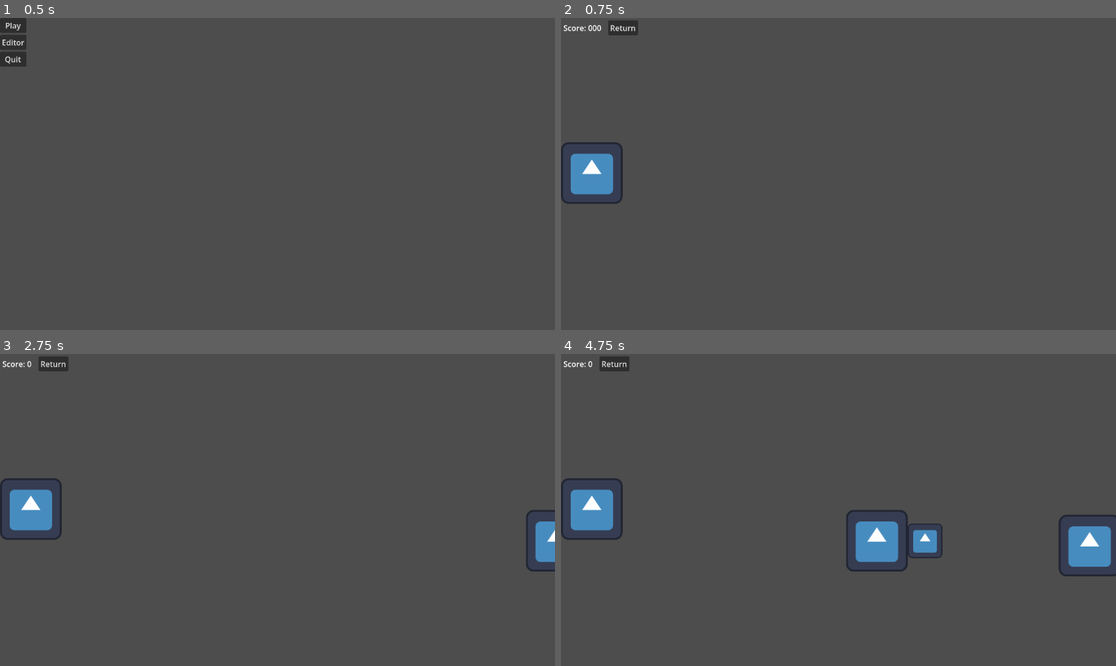
Above: before the commit, frames 1-4 (two rows, left to right).
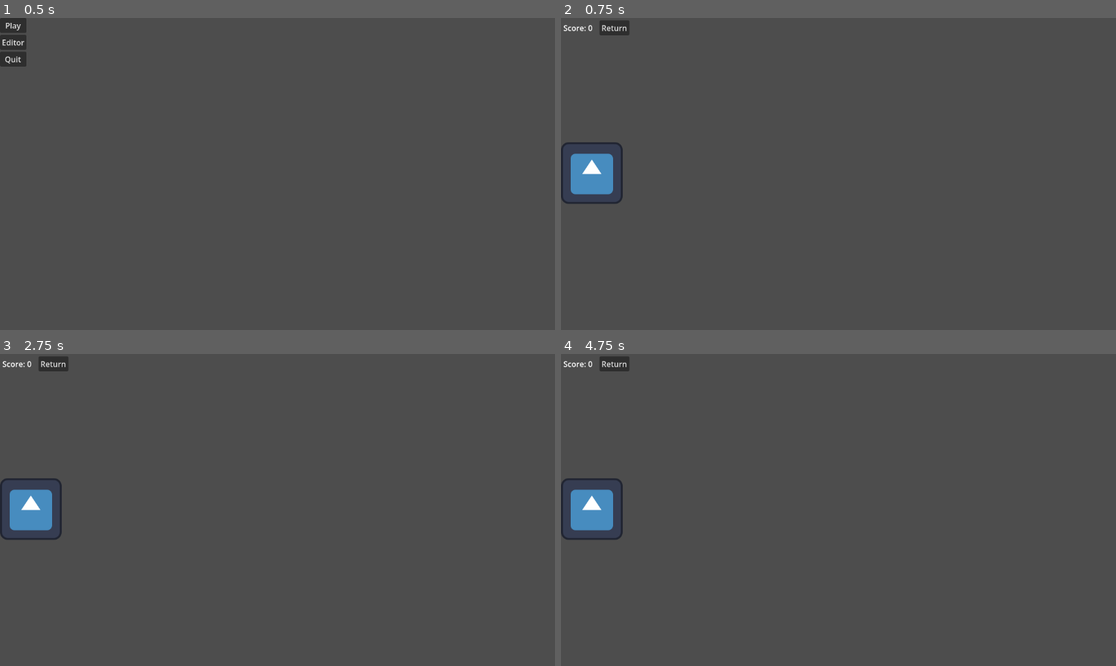
Above: after the commit, the same moments.

Repository: JoshDean599/12DI-Josh-Dean
Game: Godot game, scene res://Scenes/main_menu.tscn
Two runs of this game, one before a commit and one after it. Both use one fixed random seed, a clock stepped at 60 frames per second and the inputs below. The engine's default icon, where the game draws it, is replaced by a stand-in: a white triangle on a blue panel in a dark square. Sound files missing from this copy of the repository are replaced by a short silence.
Inputs (mouse positions are in pixels of both pictures, inside the frame that each line leads up to):
- Up to frame 1 (0.5 s): no input
- Up to frame 2 (0.75 s): click "Play" at 0.5 s
- Up to frame 3 (2.75 s): click "Return" at 1.25 s; click "Play" at 2 s
- Up to frame 4 (4.75 s): tap Enter at 2.75 s; move the mouse to (960, 494) at 2.77 s; tap Space at 3.02, 3.77 s; move the mouse to (727, 525) at 3.52 s; move the mouse to (894, 441) at 4.27 s

Frame 1 is identical in both runs. In frame 2, 0.2% of the frame differs, in the area x 5-14%, y 0-6%; in frame 3, 0.6%; in frame 4, 2.9%, in the area x 51-100%, y 50-72%.
Error before the commit: Invalid assignment of property or key 'text' with value of type 'String' on a base object of type 'Nil'. (res://Scenes/game.gd:18)
Error after the commit: Invalid access to property or key 'position' on a base object of type 'String'. (res://Scenes/Objects/note_handler.gd:58)

Commit message:
21_5_26
Started music

Diff:
--- a/rhythm-game-project/Scenes/Objects/editor_note.gd
+++ b/rhythm-game-project/Scenes/Objects/editor_note.gd
@@ -4,27 +4,28 @@
 const GRID_SIZE: Vector2 = Vector2(100, 100)
 var dragging = false
 var draggedOffset = Vector2.ZERO
-var resizing = false
-var resizingOffset = Vector2.ZERO
+var tailDragging = false
+var tailDraggingOffset = Vector2.ZERO
 var GridLockKeyPress = false
 @export var snappingKey = KEY_SPACE
 @export var baseTailSize: float = 0.8
 @export var onHoverTailSize: float = 1.1
 
 # Double click variables
-const doubleClickThreshold = 0.2
-var lastClickTime = 0.0
-@onready var clickTimer = $Timer
+#const doubleClickThreshold = 0.2
+#var lastClickTime = 0.0
+#@onready var clickTimer = $Timer
 
 # Note Variables
 var duration: float = 0
 var noteType: int = 0
 
+
 func _unhandled_input(event: InputEvent) -> void:
 	if event is InputEventKey:
 		if event.keycode == snappingKey:
 			GridLockKeyPress = event.pressed
-			pass
+
 
 func _process(_delta: float) -> void:
 	if dragging:
@@ -48,11 +49,11 @@
 		#		upperNote.name = newName
 		#		name = upperNote.name
 
-	if resizing:
+	if tailDragging:
 		if GridLockKeyPress:
-			$Tail.position = (get_global_mouse_position() - resizingOffset).snapped(GRID_SIZE)
+			$Tail.position = (get_global_mouse_position() - tailDraggingOffset).snapped(GRID_SIZE)
 		else:
-			$Tail.position = get_global_mouse_position() - resizingOffset
+			$Tail.position = get_global_mouse_position() - tailDraggingOffset
 		$Line2D.set_point_position(1, $Tail.position)
 
 func _on_click_detector_button_down() -> void:
@@ -73,12 +74,12 @@
 
 
 func _on_drag_detector_button_down() -> void:
-	resizing = true
-	resizingOffset = get_global_mouse_position() - $Tail.position
+	tailDragging = true
+	tailDraggingOffset = get_global_mouse_position() - $Tail.position
 
 
 func _on_drag_detector_button_up() -> void:
-	resizing = false
+	tailDragging = false
 	duration = abs($Head.position.x - $Tail.position.x)
 
 
--- a/rhythm-game-project/Scenes/Objects/game_note.gd
+++ b/rhythm-game-project/Scenes/Objects/game_note.gd
@@ -5,7 +5,7 @@
 
 # The speed the note moves
 var movingSpeed: float = 250.0
-var holdEndTime: float = 0.0 # Changed on creation
+var holdEndTime: float = 0.0
 
 var freeQueuePosition: float = -500.0
 var active = false
--- a/rhythm-game-project/Scenes/Objects/note_handler.gd
+++ b/rhythm-game-project/Scenes/Objects/note_handler.gd
@@ -43,26 +43,34 @@
 	# Add the note to the end of the note queue
 	noteQueue.push_back(noteInstance)
 
-func remove_note(index):
-	if noteQueue.get(index):
-		var noteToPop = noteQueue.get(index)
+func remove_note(id):
+	if noteQueue.get(id):
+		var noteToPop = noteQueue.get(id)
 		noteToPop.queue_free()
 		pass
 	pass
 
 
-func _on_random_timer_timeout() -> void:
-	create_note(
-		{
-			position = {
-				x = 1200.0,
-				y = randi_range(-100, 100)
-			},
-			tailPosition = {
-				x = randi_range(0, 3) * 100,
-				y = 0
-			}
-		}
-	)
-	$RandomSpawnTimer.wait_time = randf_range(1, 3)
-	$RandomSpawnTimer.start()
+func load_song(song):
+	var loadedSong = Globals.load_song(Globals.basePath + "Maps/" + song + ".json")
+	for i in loadedSong:
+		if i != "Song":
+			create_note({position = i.position, tailPosition = i.tailPosiiton}) # >:l
+	pass
+
+
+#func _on_random_timer_timeout() -> void:
+#	create_note(
+#		{
+#			position = {
+#				x = 1200.0,
+#				y = randi_range(-100, 100)
+#			},
+#			tailPosition = {
+#				x = randi_range(0, 3) * 100,
+#				y = 0
+#			}
+#		}
+#	)
+#	$RandomSpawnTimer.wait_time = randf_range(1, 3)
+#	$RandomSpawnTimer.start()
--- a/rhythm-game-project/Scenes/Objects/song_handler.gd
+++ b/rhythm-game-project/Scenes/Objects/song_handler.gd
@@ -1,14 +1,8 @@
 extends Node
 
-@onready var Audio = $AudioStreamPlayer2D
+var Audio = null
 
-# Called when the node enters the scene tree for the first time.
-func _ready() -> void:
-	Audio.play()
-	pass # Replace with function body.
-
-
-# Called every frame. 'delta' is the elapsed time since the previous frame.
-func _process(delta: float) -> void:
-	#print(Audio.get_playback_position())
-	pass
+func load_song(song):
+	if not Audio:
+		Audio = $Audio
+	$Audio.stream = load(Globals.basePath + "Music/" + Globals.load_song(Globals.basePath + "Maps/" + song + ".json").Song + ".wav")
--- a/rhythm-game-project/Scenes/Objects/song_handler.tscn
+++ b/rhythm-game-project/Scenes/Objects/song_handler.tscn
@@ -1,10 +1,10 @@
 [gd_scene format=3 uid="uid://blddwce4egim7"]
 
 [ext_resource type="Script" uid="uid://7e0l1ysmjagv" path="res://Scenes/Objects/song_handler.gd" id="1_qsvg7"]
-[ext_resource type="AudioStream" uid="uid://6xu6xec7nvj6" path="res://NEFFEX - Hate It or Love It [Copyright Free] No.82.wav" id="2_54eop"]
+[ext_resource type="AudioStream" uid="uid://6xu6xec7nvj6" path="res://Songs/Music/NEFFEX - Hate It or Love It.wav" id="2_54eop"]
 
 [node name="SongHandler" type="Node" unique_id=1731543359]
 script = ExtResource("1_qsvg7")
 
-[node name="AudioStreamPlayer2D" type="AudioStreamPlayer2D" parent="." unique_id=1921127021]
+[node name="Audio" type="AudioStreamPlayer2D" parent="." unique_id=1921127021]
 stream = ExtResource("2_54eop")
--- a/rhythm-game-project/Scenes/editor.gd
+++ b/rhythm-game-project/Scenes/editor.gd
@@ -1,9 +1,10 @@
 extends Node2D
 
-@onready var filePath = $UI/Control/MarginContainer/VBoxContainer/PanelContainer/FilePath
+@onready var filePath = $UI/Control/MarginContainer/VBoxContainer/PanelContainer/VBoxContainer/FilePath
+@onready var songName = $UI/Control/MarginContainer/VBoxContainer/PanelContainer/VBoxContainer/SongName
 
 func _on_add_note_pressed() -> void:
-	createNewNote("", Vector2(), Vector2())
+	createNewNote("", Vector2(500, 500), Vector2())
 
 
 func createNewNote(Name: String, Position: Vector2, TailPosition: Vector2) -> void:
@@ -14,26 +15,20 @@
 	else:
 		newNote.name = Name
 
-	if Position == Vector2():
-		newNote.position = Vector2(500, 500)
-	else:
-		newNote.position = Position
+	newNote.position = Position
 
 	newNote.get_node("Tail").position = TailPosition
 	newNote.get_node("Line2D").set_point_position(1, TailPosition)
-
-
-func _on_button_pressed() -> void:
-	Globals.change_scene(Globals.MainMenu)
 
 
 func _on_save_pressed() -> void:
 	if filePath.text.length() <= 0:
 		print("Unable to save map: undefind file path.")
 		return
-	var saveData = {}
+
+	var saveData = {Song = songName.text}
 	for i in $Notes.get_children():
-		saveData[saveData.size()] = {
+		saveData[saveData.size() - 1] = {
 			position = {
 				x = i.position.x,
 				y = i.position.y
@@ -43,7 +38,7 @@
 				y = i.get_node("Tail").position.y
 			}
 		}
-	save_map(Globals.basePath + filePath.text + ".json", saveData)
+	save_map(Globals.basePath + "/Maps" + filePath.text + ".json", saveData)
 
 
 func save_map(path: String, data: Dictionary) -> void:
@@ -77,3 +72,7 @@
 			Vector2(saveAsDict[i].position.x, saveAsDict[i].position.y), 		# Note Position
 			Vector2(saveAsDict[i].tailPosition.x, saveAsDict[i].tailPosition.y) # Note Tail Position
 		)
+
+
+func _on_return_button_pressed() -> void:
+	Globals.change_scene(Globals.MainMenu)
--- a/rhythm-game-project/Scenes/editor.tscn
+++ b/rhythm-game-project/Scenes/editor.tscn
@@ -17,8 +17,8 @@
 
 [node name="MarginContainer" type="MarginContainer" parent="UI/Control" unique_id=2095939836]
 layout_mode = 0
-offset_right = 40.0
-offset_bottom = 40.0
+offset_right = 331.0
+offset_bottom = 130.0
 theme_override_constants/margin_left = 5
 theme_override_constants/margin_top = 5
 theme_override_constants/margin_right = 5
@@ -51,14 +51,22 @@
 layout_mode = 2
 size_flags_vertical = 3
 
-[node name="FilePath" type="TextEdit" parent="UI/Control/MarginContainer/VBoxContainer/PanelContainer" unique_id=1860289911]
+[node name="VBoxContainer" type="VBoxContainer" parent="UI/Control/MarginContainer/VBoxContainer/PanelContainer" unique_id=587581480]
+layout_mode = 2
+
+[node name="FilePath" type="TextEdit" parent="UI/Control/MarginContainer/VBoxContainer/PanelContainer/VBoxContainer" unique_id=1860289911]
 layout_mode = 2
 size_flags_vertical = 3
 placeholder_text = "FilePath"
 
+[node name="SongName" type="TextEdit" parent="UI/Control/MarginContainer/VBoxContainer/PanelContainer/VBoxContainer" unique_id=282430820]
+layout_mode = 2
+size_flags_vertical = 3
+placeholder_text = "SongName"
+
 [node name="Notes" type="Node2D" parent="." unique_id=443945100]
 
-[connection signal="pressed" from="UI/Control/MarginContainer/VBoxContainer/HBoxContainer/Return" to="." method="_on_button_pressed"]
+[connection signal="pressed" from="UI/Control/MarginContainer/VBoxContainer/HBoxContainer/Return" to="." method="_on_return_button_pressed"]
 [connection signal="pressed" from="UI/Control/MarginContainer/VBoxContainer/HBoxContainer/Add Note" to="." method="_on_add_note_pressed"]
 [connection signal="pressed" from="UI/Control/MarginContainer/VBoxContainer/HBoxContainer/Save" to="." method="_on_save_pressed"]
 [connection signal="pressed" from="UI/Control/MarginContainer/VBoxContainer/HBoxContainer/Load" to="." method="_on_load_pressed"]
--- a/rhythm-game-project/Scenes/game.gd
+++ b/rhythm-game-project/Scenes/game.gd
@@ -1,21 +1,36 @@
 extends Node2D
 
-@onready var scoreLabel = $UI/Control/HBoxContainer/MarginContainer/Label
-@onready var noteHandler = $NoteHandler
+var currentSong = "new"
+
+var scoreLabel = null
+var noteHandler = null
+var songHandler = null
 
 var currentScore: int = 0
 var currentTime: float = 0.0
+var bufferTime: float = 2.0 # Time until game starts so it doesn't start instantly
+
+var playing = false
 
 
-func _on_tree_entered() -> void:
+func _on_tree_entered() -> void: # Happens before @onready is called
+	if not scoreLabel:
+		scoreLabel = $UI/Control/HBoxContainer/MarginContainer/Label
+	if not noteHandler:
+		noteHandler = $NoteHandler
+	if not songHandler:
+		songHandler = $SongHandler
+
 	# Reset the game on re-load
 	# Reset the score:
 	currentScore = 0
 	# Reset the time:
 	currentTime = 0.0
-
 	# Reset the score label
 	scoreLabel.text = "Score: 0"
+
+	songHandler.get_node("Audio").stop()
+	playing = false
 
 	# Remove all loaded notes from the scene and queue:
 	for i in noteHandler.noteQueue:
@@ -33,8 +48,14 @@
 
 func incriment_score(value: int) -> void:
 	currentScore += value
-	$UI/Control/HBoxContainer/MarginContainer/Label.text = "Score: " + str(currentScore)
+	scoreLabel.text = "Score: " + str(currentScore)
 
 
 func _process(delta: float) -> void:
 	currentTime += delta # Increase the time with delta
+
+	if not playing and currentTime - bufferTime >= 0:
+		playing = true
+		noteHandler.load_song(currentSong)
+		songHandler.load_song(currentSong)
+		songHandler.get_node("Audio").play()
--- a/rhythm-game-project/Scripts/globals.gd
+++ b/rhythm-game-project/Scripts/globals.gd
@@ -9,7 +9,7 @@
 var GameNote   = preload("res://Scenes/Objects/game_note.tscn")
 var EditorNote = preload("res://Scenes/Objects/editor_note.tscn")
 
-# The Song Map File Location
+# The Song File base location
 var basePath = "res://Songs/"
 
 
--- /dev/null
+++ b/rhythm-game-project/Songs/Maps/new.json
@@ -0,0 +1,33 @@
+{
+	"0": {
+		"position": {
+			"x": 500.0,
+			"y": 400.0
+		},
+		"tailPosition": {
+			"x": 300.0,
+			"y": 0.0
+		}
+	},
+	"1": {
+		"position": {
+			"x": 300.0,
+			"y": 200.0
+		},
+		"tailPosition": {
+			"x": 200.0,
+			"y": 0.0
+		}
+	},
+	"2": {
+		"position": {
+			"x": 800.0,
+			"y": 200.0
+		},
+		"tailPosition": {
+			"x": 200.0,
+			"y": 0.0
+		}
+	},
+	"Song": "NEFFEX - Hate It or Love It"
+}
--- a/rhythm-game-project/Songs/new.json
+++ /dev/null
@@ -1,32 +0,0 @@
-{
-	"0": {
-		"position": {
-			"x": 336.0,
-			"y": 383.0
-		},
-		"tailPosition": {
-			"x": 272.0,
-			"y": 0.0
-		}
-	},
-	"1": {
-		"position": {
-			"x": 387.0,
-			"y": 142.0
-		},
-		"tailPosition": {
-			"x": 112.0,
-			"y": 171.0
-		}
-	},
-	"2": {
-		"position": {
-			"x": 839.0,
-			"y": 222.0
-		},
-		"tailPosition": {
-			"x": -210.0,
-			"y": -88.0
-		}
-	}
-}
Not shown, removed: rhythm-game-project/NEFFEX - Hate It or Love It [Copyright Free] No.82.wav.import
Not shown, added: rhythm-game-project/Songs/Music/NEFFEX - Hate It or Love It.wav.import
Not shown, added: rhythm-game-project/Songs/Music/NEFFEX - Hate It or Love It.wav
